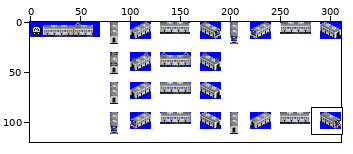
Sprite sheet: src/metro/suin_bundang/351K_VVVF_1ST.png. The first picture is a wide view before the edit; the outline marks the close-up.
Close-up. Before:
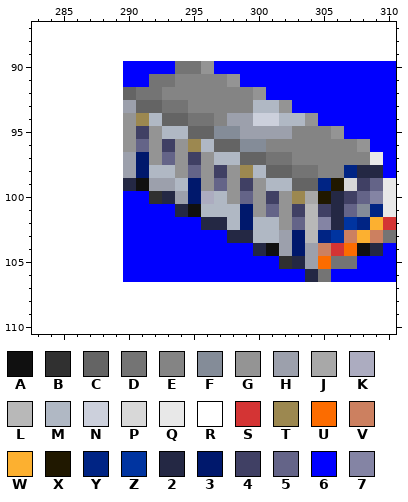
The file is 311x120 pixels. Colours within 5 levels of each other are drawn and written as one. Shown: x 283..310, y 87..110. The commit also changed other parts of the picture, which this record leaves out.
Palette (. is transparent): A #101010  B #303030  C #646464  D #747474  E #848484  F #848c98  G #949494  H #9ca0ac  J #a8a8a8  K #acacc0  L #b8b8b8  M #b0b8c4  N #ccd0dc  P #d8d8d8  Q #e8e8e8  R #ffffff  S #d43434  T #9c8850  U #fc6c00  V #cc8060  W #fcb030  X #201800  Y #002484  Z #0034a0  2 #242844  3 #00186c  4 #404064  5 #646488  6 #0000ff  7 #8484a4
Pixels before, first column x 283:
 87 RRRRRRRRRRRRRRRRRRRRRRRRRRRR
 88 RRRRRRRRRRRRRRRRRRRRRRRRRRRR
 89 RRRRRRRRRRRRRRRRRRRRRRRRRRRR
 90 RRRRRRR6666DDG66666666666666
 91 RRRRRRR66DDEEEEG666666666666
 92 RRRRRRRCDDEEEEEEEG6666666666
 93 RRRRRRRHCCDDEEEEEMMG66666666
 94 RRRRRRRGTMCCDDEHHNNMMG666666
 95 RRRRRRRG4GMMCCFFHHHHEEEG6666
 96 RRRRRRRG5G4GTMCCFFEEEEEEEG66
 97 RRRRRRRH3G5G4GMMCCDDEEEEEEQ6
 98 RRRRRRRH3MMG5G4GTMCCDDEEY226
 99 RRRRRRR2AHHM3G5G4GMMCCYXP45Q
100 RRRRRRR66B2H3KMG5G4GTJX2457Q
101 RRRRRRR66662AMMM3G5G4L425FYQ
102 RRRRRRR66666622M3MMG5L72ZYWS
103 RRRRRRR6666666622MMH3LYZVWVD
104 RRRRRRR66666666662AH3HVSUA26
105 RRRRRRR666666666666B2HUDD666
106 RRRRRRR666666666666662D66666
107 RRRRRRRRRRRRRRRRRRRRRRRRRRRR
108 RRRRRRRRRRRRRRRRRRRRRRRRRRRR
109 RRRRRRRRRRRRRRRRRRRRRRRRRRRR
110 RRRRRRRRRRRRRRRRRRRRRRRRRRRR
New version:
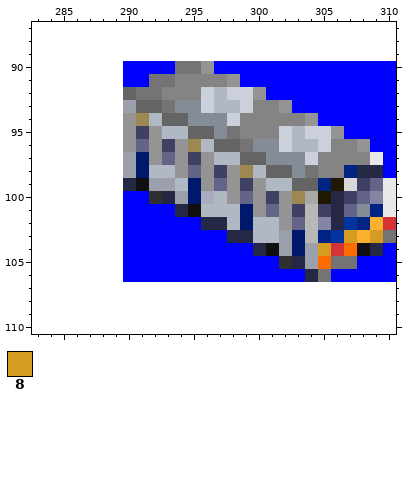
Colours new in this view: 8 #d49c20
The exact change:
Changed rows in their new state; - is an unchanged pixel.
first column x 294:
 92 --NMNN------
 93 FFNMMNEE----
 94 -FFFNEEEEE--
 95 ----DEEENMNN
 96 -----D-FNMMN
 97 -------FFFN-
 98 ---------F--
first column x 305:
103 --8-8
104 8----
